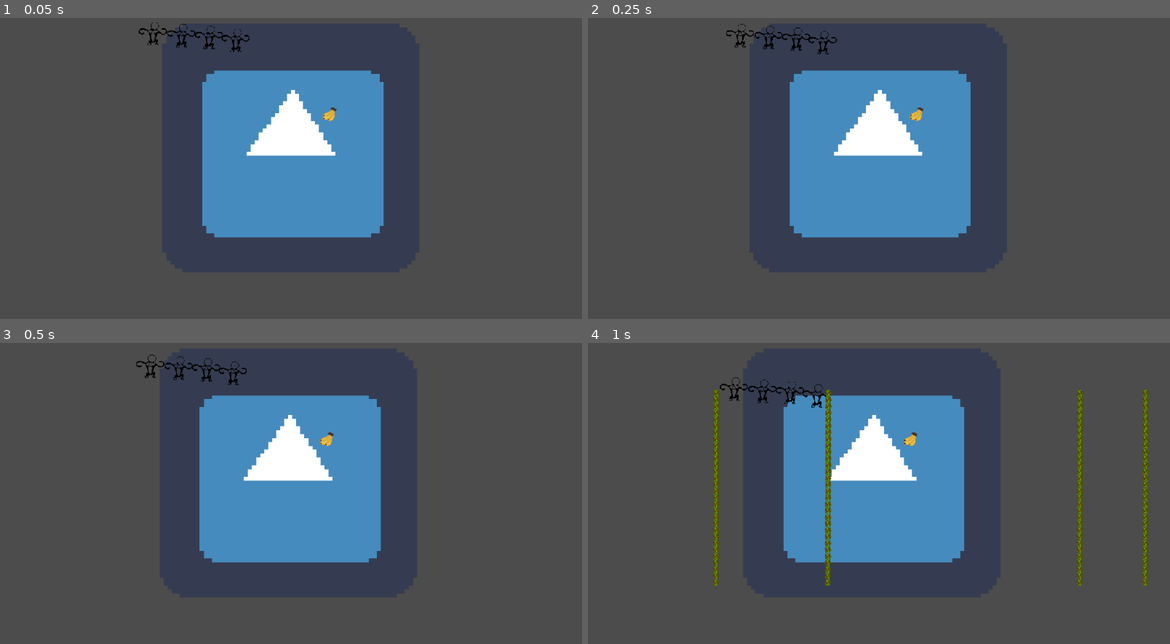
Above: before the commit, frames 1-4 (two rows, left to right).
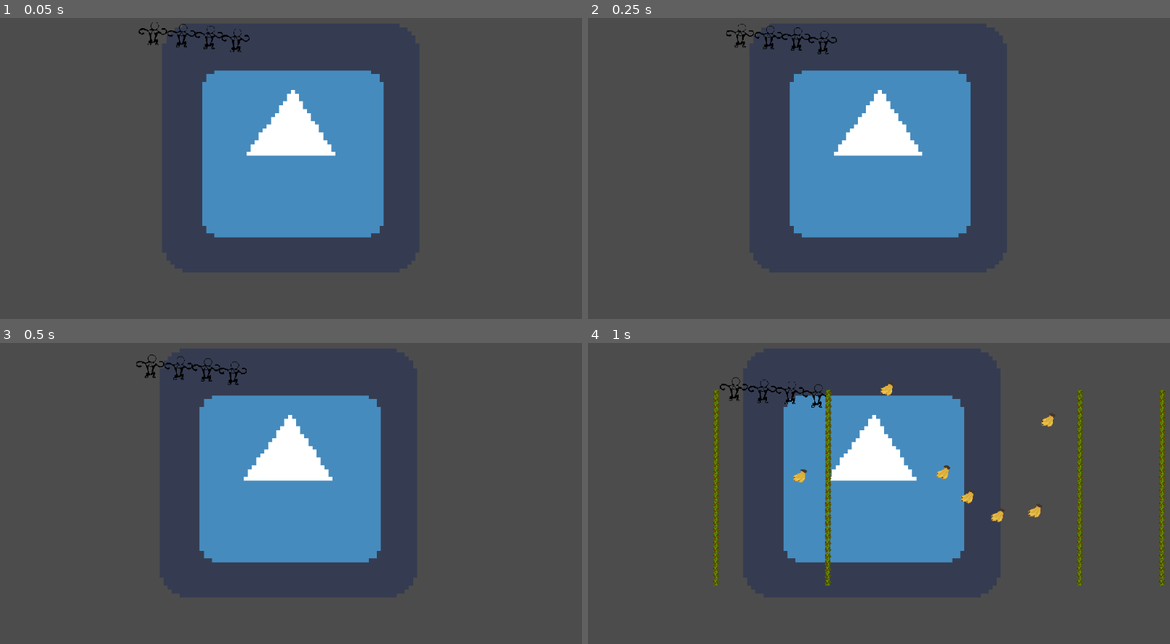
Above: after the commit, the same moments.

Repository: 2S-2-Semanas/gmtk2021
Game: Godot game, scene res://sandbox/SandboxScene.tscn
Two runs of this game, one before a commit and one after it. Both use one fixed random seed, a clock stepped at 60 frames per second and the inputs below. The engine's default icon, where the game draws it, is replaced by a stand-in: a white triangle on a blue panel in a dark square.
Inputs:
- Up to frame 1 (0.05 s): no input
- Up to frame 2 (0.25 s): no input
- Up to frame 3 (0.5 s): no input
- Up to frame 4 (1 s): hold Right (ui_right) from 0.53 s (still down); hold Space (grab) from 0.53 s (still down)

The runs differ from the first frame. In frame 1, less than 0.1% of the frame differs, in the area x 55-58%, y 29-35%; in frame 2, less than 0.1%; in frame 3, less than 0.1%; in frame 4, 1.8%, in the area x 35-100%, y 13-81%.

Commit message:
random bananas

Diff:
--- a/banana/Banana.gd
+++ b/banana/Banana.gd
@@ -1,4 +1,5 @@
 extends Node2D
+class_name Banana
 
 onready var banan_area: Area2D = $BananaArea
 
--- a/banana/Banana.tscn
+++ b/banana/Banana.tscn
@@ -13,6 +13,7 @@
 texture = ExtResource( 1 )
 
 [node name="BananaArea" type="Area2D" parent="."]
+collision_layer = 0
 
 [node name="CollisionShape2D" type="CollisionShape2D" parent="BananaArea"]
 shape = SubResource( 1 )
--- a/project.godot
+++ b/project.godot
@@ -9,6 +9,11 @@
 config_version=4
 
 _global_script_classes=[ {
+"base": "Node2D",
+"class": "Banana",
+"language": "GDScript",
+"path": "res://banana/Banana.gd"
+}, {
 "base": "Node2D",
 "class": "Liana",
 "language": "GDScript",
@@ -30,6 +35,7 @@
 "path": "res://utils/RandomGenerator.gd"
 } ]
 _global_script_class_icons={
+"Banana": "",
 "Liana": "",
 "LianaSegment": "",
 "Monkey": "",
--- a/sandbox/SandboxScene.gd
+++ b/sandbox/SandboxScene.gd
@@ -17,13 +17,12 @@
 	random_generator.connect_timer(element_timer)
 	print()
 	random_generator.configure(self)
-	random_generator.add_initial_rock_position($FirstColumnPosition.get_global_transform().origin)
-	random_generator.add_initial_rock_position($SecondColumnPosition.get_global_transform().origin)
-	random_generator.add_initial_rock_position($ThirdColumnPosition.get_global_transform().origin)
-	random_generator.add_initial_rock_position($ForthColumnPosition.get_global_transform().origin)
+	random_generator.add_initial_position($FirstColumnPosition.get_global_transform().origin, $BananaFirstColumnPosition.get_global_transform().origin)
+	random_generator.add_initial_position($SecondColumnPosition.get_global_transform().origin, $BananaSecondColumnPosition.get_global_transform().origin)
+	random_generator.add_initial_position($ThirdColumnPosition.get_global_transform().origin, $BananaThirdColumnPosition.get_global_transform().origin)
+	random_generator.add_initial_position($ForthColumnPosition.get_global_transform().origin, $BananaForthColumnPosition.get_global_transform().origin)
 	random_generator.emit_signal('rock_generator_loaded')
 #	print($FirstColumnPosition2.global_position)
-	print($Node2D/Camera2D.global_position)
 
 func on_banana_eated():
 	print('banana eated mmm')
--- a/sandbox/SandboxScene.tscn
+++ b/sandbox/SandboxScene.tscn
@@ -1,10 +1,9 @@
-[gd_scene load_steps=7 format=2]
+[gd_scene load_steps=6 format=2]
 
 [ext_resource path="res://monkey/Monkey.tscn" type="PackedScene" id=1]
 [ext_resource path="res://Camera/Camera.tscn" type="PackedScene" id=4]
 [ext_resource path="res://sandbox/SandboxScene.gd" type="Script" id=6]
 [ext_resource path="res://icon.png" type="Texture" id=7]
-[ext_resource path="res://banana/Banana.tscn" type="PackedScene" id=8]
 [ext_resource path="res://utils/ElementTimer.gd" type="Script" id=9]
 
 [node name="Sandbox" type="Node2D"]
@@ -25,9 +24,6 @@
 
 [node name="Monkey" parent="Monkey2" instance=ExtResource( 1 )]
 position = Vector2( -61, -7.53998 )
-
-[node name="Banana" parent="." instance=ExtResource( 8 )]
-position = Vector2( 605.306, 220.003 )
 
 [node name="LianaTimer" type="Timer" parent="."]
 autostart = true
@@ -51,4 +47,16 @@
 [node name="Monkey3" parent="." instance=ExtResource( 1 )]
 position = Vector2( 200.841, 30.4266 )
 
+[node name="BananaFirstColumnPosition" type="Position2D" parent="."]
+position = Vector2( 920, 176 )
+
+[node name="BananaSecondColumnPosition" type="Position2D" parent="."]
+position = Vector2( 352, 304 )
+
+[node name="BananaThirdColumnPosition" type="Position2D" parent="."]
+position = Vector2( 552, 104 )
+
+[node name="BananaForthColumnPosition" type="Position2D" parent="."]
+position = Vector2( 680, 296 )
+
 [connection signal="timeout" from="LianaTimer" to="LianaTimer" method="_on_LianaTimer_timeout"]
--- a/utils/ElementTimer.gd
+++ b/utils/ElementTimer.gd
@@ -9,9 +9,10 @@
 var counter: int = MAX_COUNTER
 
 func connect_rock(rock):
-	var error = connect("timeout", rock, "_on_RockTimer_timeout")
+	var error = connect("timeout", rock, "_on_LianaTimer_timeout")
 	if error != null && error > 0:
 		print(error)
 
 func _on_LianaTimer_timeout() -> void:
-	emit_signal("elements_generated")
+	emit_signal("elements_generated", "res://liana/Liana.tscn")
+	emit_signal("elements_generated", "res://banana/Banana.tscn")
--- a/utils/RandomGenerator.gd
+++ b/utils/RandomGenerator.gd
@@ -16,14 +16,17 @@
 var last_opening: int
 var world = null
 
-var initial_element_positions: Array = []
+var initial_liana_positions: Array = []
+var initial_banana_positions: Array = []
 var generated_elements: Array = []
 
-var element_resource: Resource
+var liana_resource: Resource
+var banana_resource: Resource
 var score_body_resource: Resource
 
 func _init():
-	element_resource = load('res://liana/Liana.tscn')
+	liana_resource = load('res://liana/Liana.tscn')
+	banana_resource = load('res://banana/Banana.tscn')
 	noise = OpenSimplexNoise.new()
 	randomize()
 	noise.seed = randi()
@@ -41,8 +44,9 @@
 	max_columns = 4
 	column_multipliear = pow(max_columns, 10)
 
-func add_initial_rock_position(position: Vector2):
-	initial_element_positions.push_back(position)
+func add_initial_position(liana: Vector2, banana: Vector2):
+	initial_liana_positions.push_back(liana)
+	initial_banana_positions.push_back(banana)
 
 func generate_random_int(minimun, maximun) -> int:
 	var diff = maximun - minimun
@@ -57,18 +61,22 @@
 func generate_opening() -> int:
 	return generate_random_int(1, max_columns)
 
-func _on_ElementTimer_timeout():
+func _on_ElementTimer_timeout(sceneToLoad):
 	var camera = world.get_node("Node2D/Camera2D") as Camera2D
-	if((camera.global_position.x + (1024/2)) < (initial_element_positions[0].x + 100)):
-		return
-
-
+	if(!(camera.global_position.x + (1024/2)) < (initial_liana_positions[0].x + 100)):
+		if(liana_resource.resource_path == sceneToLoad):
+			var first_opening: int = generate_opening()
+			while (last_opening == first_opening):
+				first_opening = generate_opening()
+			last_opening = first_opening
+			var openings: Array = [ first_opening ]
+			generate_elements(camera, openings, liana_resource)
+			generate_elements(camera, openings, liana_resource)
+	elif(!(camera.global_position.x + (1024/2)) < (initial_banana_positions[0].x + 100)):
+		if(banana_resource.resource_path == sceneToLoad):
+			generate_elements(camera, [], banana_resource)
+			generate_elements(camera, [], banana_resource)
 	# add a new element
-	var first_opening: int = generate_opening()
-	while (last_opening == first_opening):
-		first_opening = generate_opening()
-	last_opening = first_opening
-	var openings: Array = [ first_opening ]
 
 #	if(generate_random_int(0, 5) == 0):
 #		var second_opening: int = generate_opening()
@@ -76,11 +84,19 @@
 #			second_opening = generate_opening()
 #		last_opening = second_opening
 #		openings.append(second_opening)
+#	if(liana_resource.resource_path == sceneToLoad):
+#		var first_opening: int = generate_opening()
+#		while (last_opening == first_opening):
+#			first_opening = generate_opening()
+#		last_opening = first_opening
+#		var openings: Array = [ first_opening ]
+#		generate_elements(camera, openings, liana_resource)
+#		generate_elements(camera, openings, liana_resource)
+#	elif(banana_resource.resource_path == sceneToLoad):
+#		generate_elements(camera, [], banana_resource)
+#		generate_elements(camera, [], banana_resource)
 
-	generate_elements(camera, openings)
-	generate_elements(camera, openings)
-
-func generate_elements(camera, openings):
+func generate_elements(camera, openings, element_resource):
 	var elements = {}
 	# var arr = range(1, max_columns + 1)
 	for i in range(1, max_columns + 1):
@@ -93,33 +109,61 @@
 		if(!ignore_element):
 			var element = element_resource.instance()
 			world.add_child(element)
-			element.global_position = initial_element_positions[i - 1]
+			if(element_resource.resource_path == liana_resource.resource_path):
+				element.global_position = initial_liana_positions[i - 1]
+			else:
+				element.global_position = initial_banana_positions[i - 1]
 			element_timer.connect_rock(element)
 			elements[i] = element
 			generated_elements.append(element)
-	_recalculate_initial_positions()
+
+	_recalculate_initial_positions(element_resource)
 	var limit = camera.global_position.x - (1024/2) #scene size, better get it from world
-	_remove_unnecesary_elements(limit)
+	_remove_unnecesary_elements(limit, element_resource)
 
 func connect_timer(timer):
 	element_timer = timer
 	timer.connect("elements_generated", self, "_on_ElementTimer_timeout");
 
-func _recalculate_initial_positions():
+func _recalculate_initial_positions(element_resource: Resource):
+	if(element_resource.resource_path == liana_resource.resource_path):
+		_recalculate_liana_positions()
+	else:
+		_recalculate_banana_positions()
+
+func _recalculate_liana_positions():
 	for i in range(1, max_columns + 1):
 #		print('----previous----')
-#		print(initial_element_positions[i-1].x)
-		var increment = rand_range(initial_element_positions[i - 1].x + 64*4*3 + 64*2, initial_element_positions[i - 1].x + 64*4*4)
+#		print(initial_liana_positions[i-1].x)
+		var increment = rand_range(initial_liana_positions[i - 1].x + 64*4*3 + 64*2, initial_liana_positions[i - 1].x + 64*4*4)
 #		print('----new----')
 #		print(increment)
-		initial_element_positions[i - 1].x = increment # ADVANCE 4 POSITIONS
+		initial_liana_positions[i - 1].x = increment # ADVANCE 4 POSITIONS
 
-func _remove_unnecesary_elements(limit: float):
+func _recalculate_banana_positions():
+	for i in range(1, max_columns +1): # this will only generate 4 bananas
+		var increment_y = rand_range(200, 400)
+		initial_banana_positions[i -1].y = increment_y
+		var increment_x = rand_range(1, 1024)
+		initial_banana_positions[i - 1].x += increment_x
+
+func _remove_unnecesary_elements(limit: float, element_resource: Resource):
 	var new_generated_list: Array = []
 	for i in range(0, generated_elements.size()):
-		var liana = generated_elements[i] as Liana
-		var origin = liana.get_node("Origin") as StaticBody2D
-		var x_axis = origin.global_position.x
+#		var x_axis = node.global_position.x
+		var x_axis = 0.0
+		if(element_resource.resource_path == liana_resource.resource_path):
+			var liana = generated_elements[i] as Liana
+			if(liana == null):
+				continue
+			var origin = liana.get_node("Origin") as StaticBody2D
+			x_axis = origin.global_position.x
+		else:
+			var banana = generated_elements[i] as Banana
+			if(banana == null):
+				continue
+			var origin = banana.get_node("BananaArea") as Area2D
+			x_axis = origin.global_position.x
 		if(x_axis < limit - 100):
 			generated_elements[i].queue_free()
 		else:
